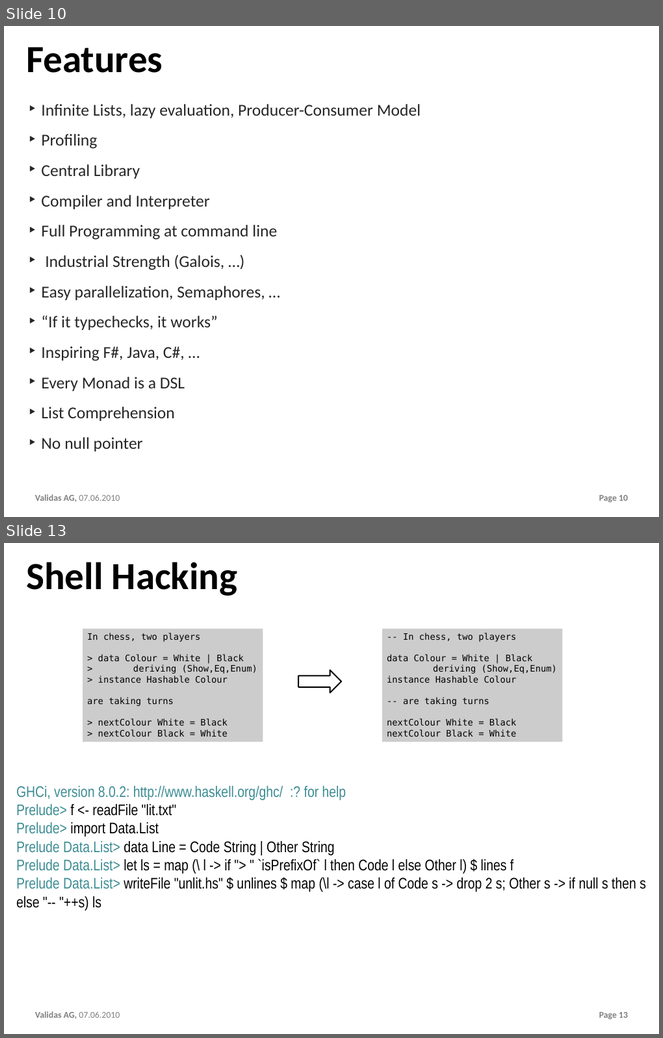
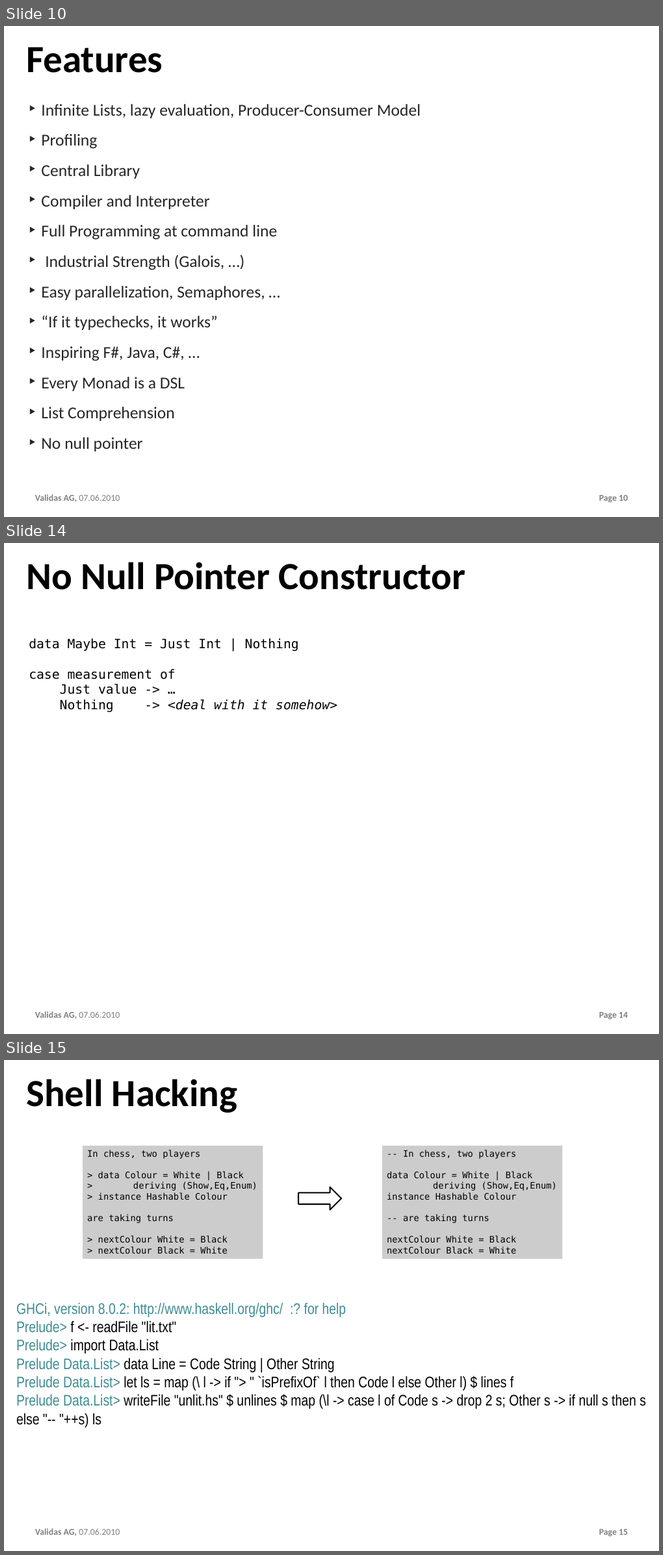
Before and after one commit to theoremprover/chess, a slide deck: ppt/Chess200.pptx. Shown one above the other, each under a label of ours: slides 10 and 13 before the commit, slides 10, 14 and 15 after it; the slides between them are not shown. The pictures are 663x1038 and 663x1555 pixels, drawn with LibreOffice and Linux fonts; fonts in the diff are those of the drawing; background and template pictures are left out. Boxes give left, top, right and bottom in pixels: in the first picture for what was removed or moved away, otherwise in the second. Text is boxed around its words. In the diff, an @@ line names an element or a change of style, - is before the commit and + after.

```diff
--- a/ppt/Chess200.pptx
+++ b/ppt/Chess200.pptx
@@ slide 14 added at (x1=4, y1=543, x2=659, y2=1034), background #FFFFFF; not listed: 2 template elements that a slide beside it also shows @@
@@ title added at (x1=26, y1=562, x2=466, y2=590), 60 pt, text #000000, bold @@
+No Null Pointer Constructor
@@ text added at (x1=29, y1=639, x2=337, y2=713), 20 pt, text #000000 @@
+data Maybe Int = Just Int | Nothing
+case measurement of
+Just value -> …
+Nothing -> <deal with it somehow>
@@ what was slide 13 is now slide 15 @@
```
Also in this commit, not shown: 2 slides changed, 1 other slide added.
